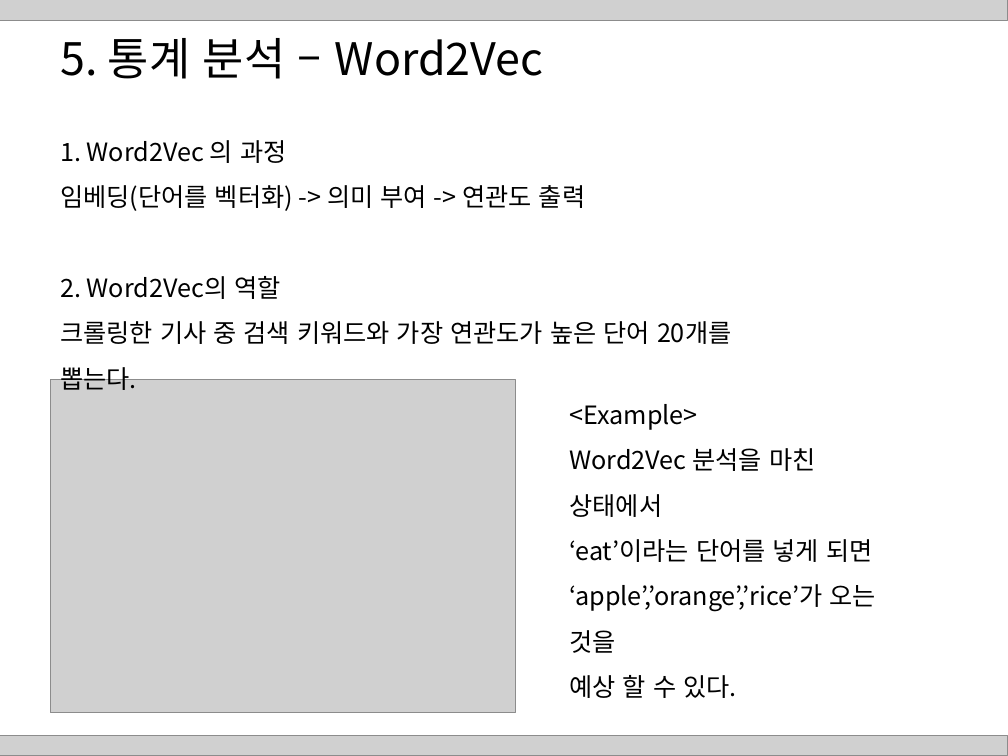
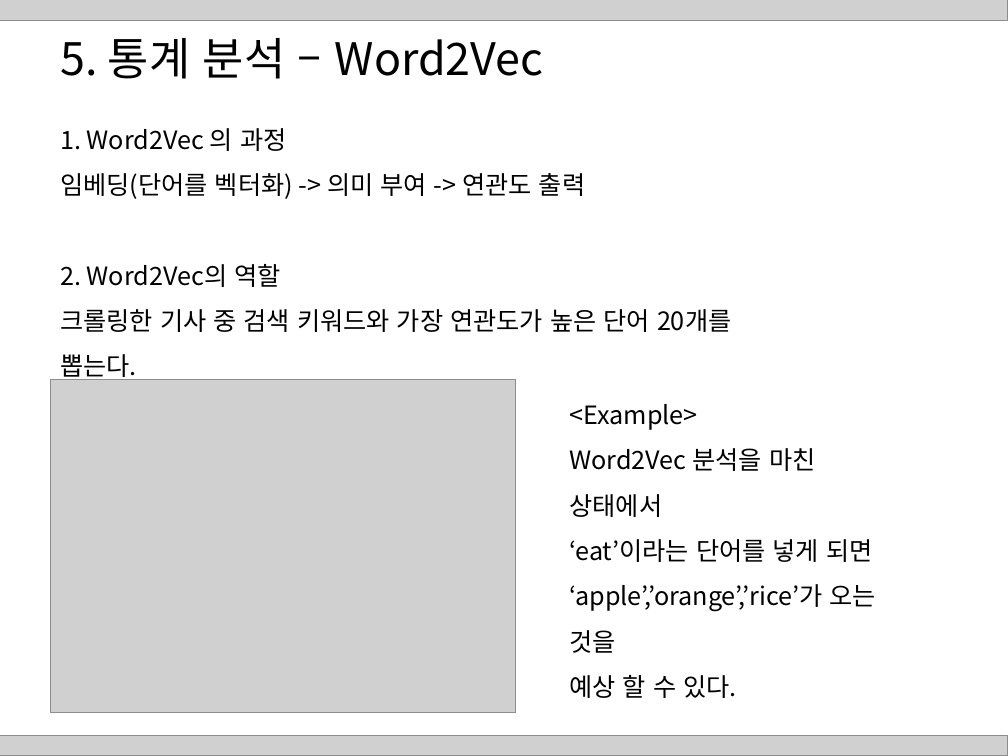
Before and after one commit to HaYongdae/issuewhatshow, a slide deck: slide 19 of doc/최종 PPT.pptx. Drawn at 1008x756 pixels with LibreOffice and Linux fonts; fonts in the diff are those of the drawing; grey boxes stand for pictures. Boxes give left, top, right and bottom in pixels: in the first picture for what was removed or moved away, otherwise in the second. Text is boxed around its words. In the diff, an @@ line names an element or a change of style, - is before the commit and + after.

```diff
--- a/doc/최종 PPT.pptx
+++ b/doc/최종 PPT.pptx
@@ text "1. Word2Vec 의 과정": place and size @@
-text "1. Word2Vec 의 과정" at box(60, 140, 731, 344)
+text "1. Word2Vec 의 과정" at box(60, 128, 731, 332)
```
Also in this commit, not shown: 13 other slides changed, 1 slide added, 1 slide removed.
